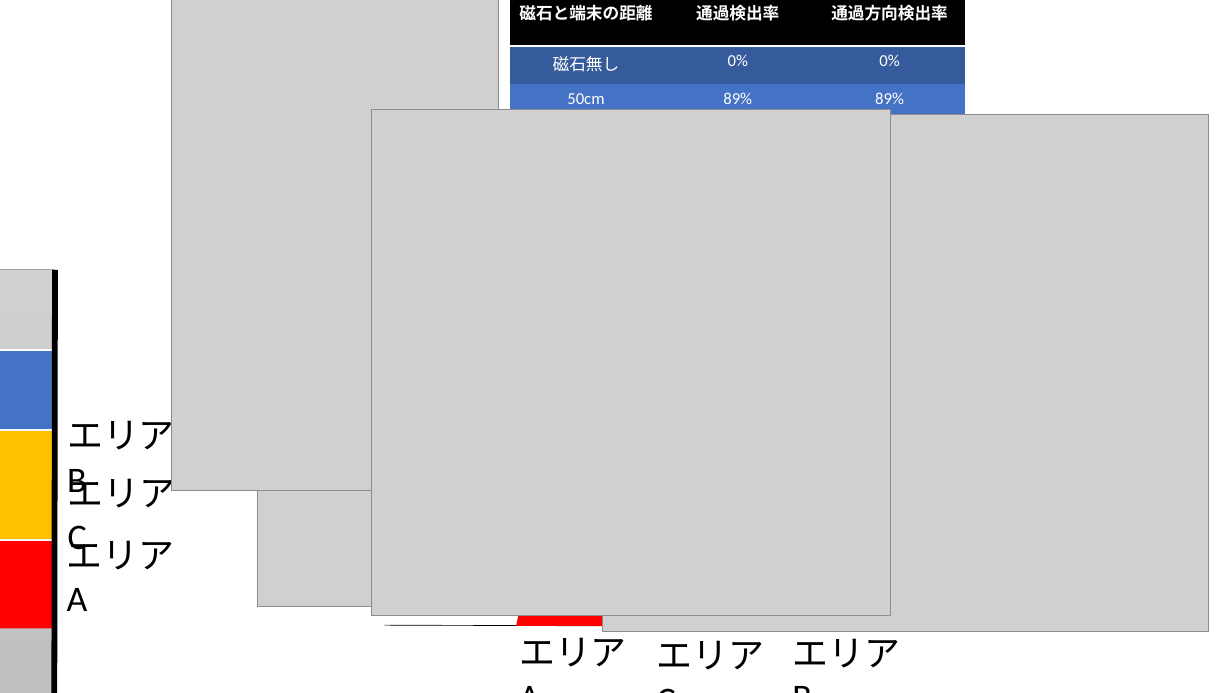
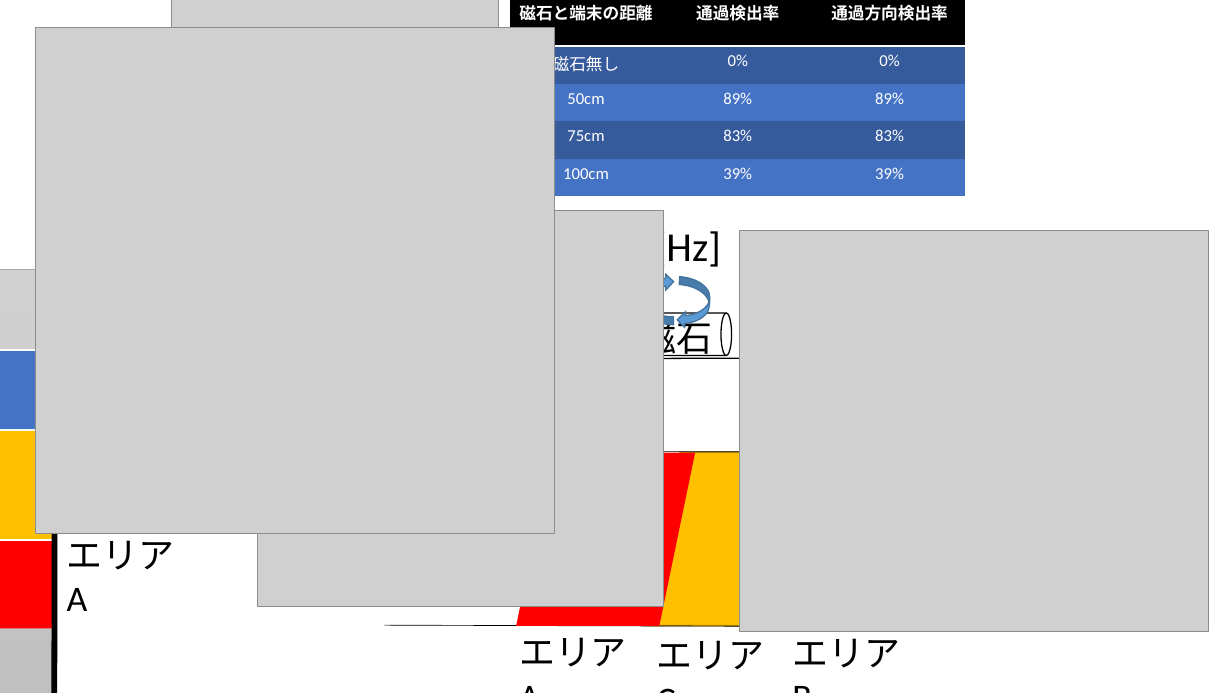
Before and after one commit to sen0810/src, a slide deck: slide 10 of ppt/中間発表用資料.pptx. Drawn at 1232x693 pixels with LibreOffice and Linux fonts; fonts in the diff are those of the drawing; grey boxes stand for pictures. Boxes give left, top, right and bottom in pixels: in the first picture for what was removed or moved away, otherwise in the second. Text is boxed around its words. In the diff, an @@ line names an element or a change of style, - is before the commit and + after.

Commit message:
slide

```diff
--- a/ppt/中間発表用資料.pptx
+++ b/ppt/中間発表用資料.pptx
@@ picture: place and size @@
-picture at (372,109,891,616)
+picture at (35,28,555,534)
@@ table: place and size @@
-table at (510,0,965,210)
+table at (510,0,965,196)
@@ picture: place and size @@
-picture at (603,114,1209,631)
+picture at (739,231,1208,631)
@@ group added at (622,227,872,627): 3 texts, 2 curved down arrows, 1 flow chart input output, 1 cylinder @@
+磁石
+a[Hz]
+b[Hz]
@@ text removed at (67,412,175,501) @@
-エリアB
@@ text removed at (68,470,176,559) @@
-エリアC
```
Also in this commit, not shown: 5 other slides changed.
